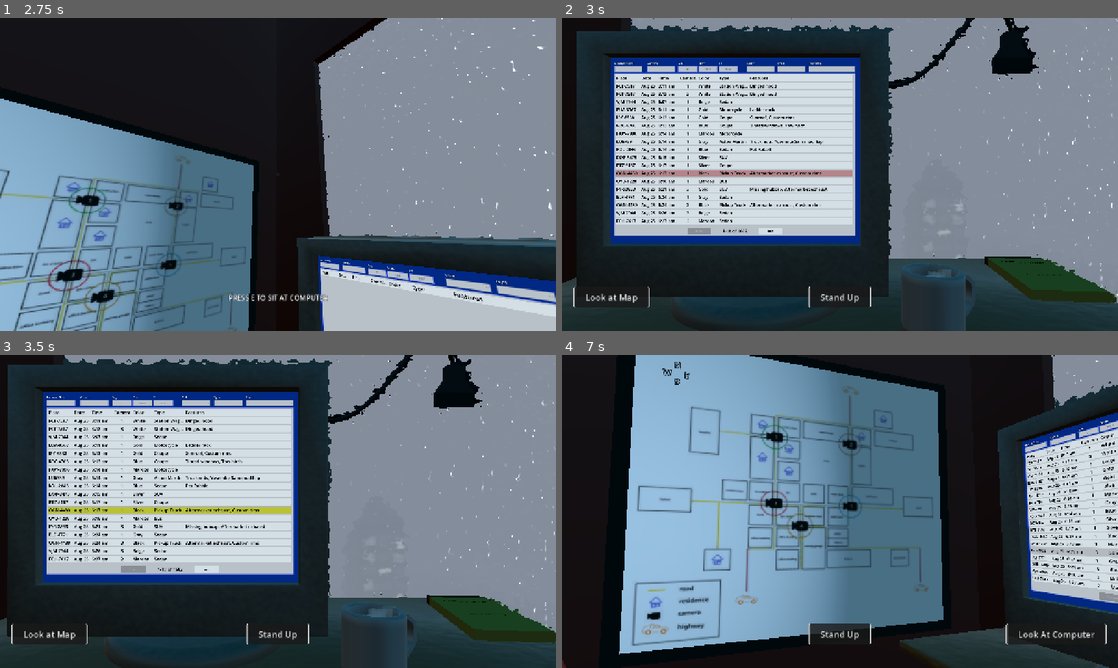
Above: before the commit, frames 1-4 (two rows, left to right).
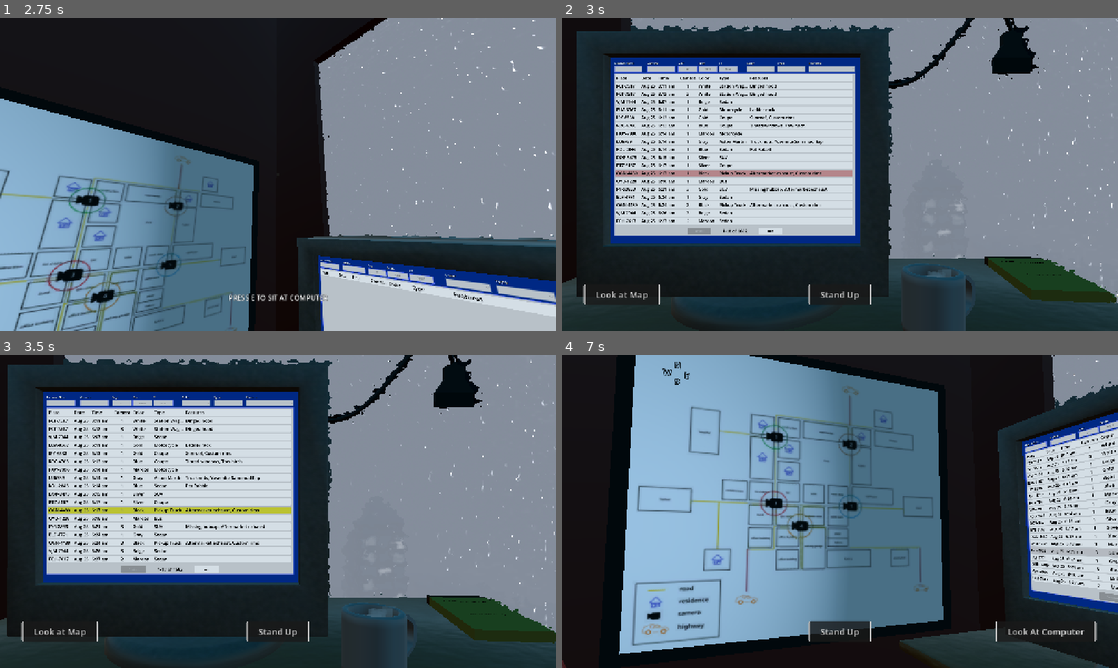
Above: after the commit, the same moments.

Repository: Ciph3rzer0/brackeys-2026.2-trust-no-one
Game: Godot game, scene res://scenes/city.tscn
The game is run twice, just before and just after one commit, with the same random seed, the same clock (stepped at 60 frames per second) and the same inputs.
Inputs (mouse positions are in pixels of both pictures, inside the frame that each line leads up to):
- Up to frame 1 (2.75 s): tap Enter at 0.5 s; move the mouse to (250, 237) at 0.52 s; hold E (pc_interact) 0.53-1.28 s; hold W (pc_forward) from 0.53 s (still down); click (250, 237) at 0.67 s; tap Space at 0.77, 1.07, 1.52, 1.82 s; move the mouse to (316, 177) at 1.27 s; tap Ctrl at 1.35 s; move the mouse to (233, 171) at 2.02 s; hold Shift from 2.03 s (still down)
- Up to frame 2 (3 s): tap E (pc_interact) at 2.75, 2.85 s; move the mouse to (845, 174) at 2.77 s; release W (pc_forward) at 2.78 s; release Shift at 2.78 s; hold A (pc_left) from 2.78 s (still down); click (845, 174) at 2.92 s
- Up to frame 3 (3.5 s): keep holding A (pc_left); tap Space at 3.02, 3.32 s
- Up to frame 4 (7 s): move the mouse to (756, 433) at 3.52 s; release A (pc_left) at 3.53 s; hold S (pc_back) 3.53-4.25 s; hold Ctrl 3.53-4.25 s; tap Space at 3.77, 4.07 s; drag from (962, 495) to (756, 433) at 4.27 s; move the mouse to (728, 527) at 5.02 s; hold W (pc_forward) 5.03-5.75 s; hold E (pc_interact) 5.03-5.75 s; click (728, 527) at 5.17 s; drag from (895, 442) to (728, 527) at 5.77 s; click "Look at Map" at 6.5 s

Frame 1 is identical in both runs. In frame 2, 0.4% of the frame differs, in the area x 2-56%, y 85-93%; in frame 3, 0.4%; in frame 4, 0.6%, in the area x 44-98%, y 85-93%.

Commit message:
fix: seated button hitboxes

Diff:
--- a/player_interaction_ui_theme.tres
+++ b/player_interaction_ui_theme.tres
@@ -1,10 +1,10 @@
 [gd_resource type="Theme" format=3 uid="uid://bem6t8jrt20f3"]
 
 [sub_resource type="StyleBoxFlat" id="StyleBoxFlat_p3m2w"]
-content_margin_left = 4.0
-content_margin_top = 4.0
-content_margin_right = 4.0
-content_margin_bottom = 4.0
+content_margin_left = 28.0
+content_margin_top = 10.0
+content_margin_right = 28.0
+content_margin_bottom = 10.0
 bg_color = Color(0.2, 0.2, 0.2, 0.78431374)
 border_width_left = 3
 border_width_right = 3
@@ -13,16 +13,12 @@
 corner_radius_bottom_right = 3
 corner_radius_bottom_left = 3
 corner_detail = 5
-expand_margin_left = 24.0
-expand_margin_top = 6.0
-expand_margin_right = 24.0
-expand_margin_bottom = 6.0
 
 [sub_resource type="StyleBoxFlat" id="StyleBoxFlat_1d34q"]
-content_margin_left = 4.0
-content_margin_top = 4.0
-content_margin_right = 4.0
-content_margin_bottom = 4.0
+content_margin_left = 28.0
+content_margin_top = 10.0
+content_margin_right = 28.0
+content_margin_bottom = 10.0
 bg_color = Color(0.2, 0.2, 0.2, 0.9019608)
 border_width_left = 3
 border_width_right = 3
@@ -31,16 +27,12 @@
 corner_radius_bottom_right = 3
 corner_radius_bottom_left = 3
 corner_detail = 5
-expand_margin_left = 24.0
-expand_margin_top = 6.0
-expand_margin_right = 24.0
-expand_margin_bottom = 6.0
 
 [sub_resource type="StyleBoxFlat" id="StyleBoxFlat_tyge1"]
-content_margin_left = 4.0
-content_margin_top = 4.0
-content_margin_right = 4.0
-content_margin_bottom = 4.0
+content_margin_left = 28.0
+content_margin_top = 10.0
+content_margin_right = 28.0
+content_margin_bottom = 10.0
 bg_color = Color(0.1, 0.1, 0.1, 0.78431374)
 border_width_left = 3
 border_width_right = 3
@@ -49,10 +41,6 @@
 corner_radius_bottom_right = 3
 corner_radius_bottom_left = 3
 corner_detail = 5
-expand_margin_left = 24.0
-expand_margin_top = 6.0
-expand_margin_right = 24.0
-expand_margin_bottom = 6.0
 
 [resource]
 Button/colors/font_color = Color(0.875, 0.875, 0.875, 1)
